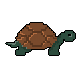
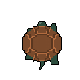
The second 80x80 image is a revision of the first. Changes to its layers:
added layer "图层 2 拷贝" above "图层 2" over 22, 21, 62, 70
hid "图层 1" over 5, 22, 76, 56
